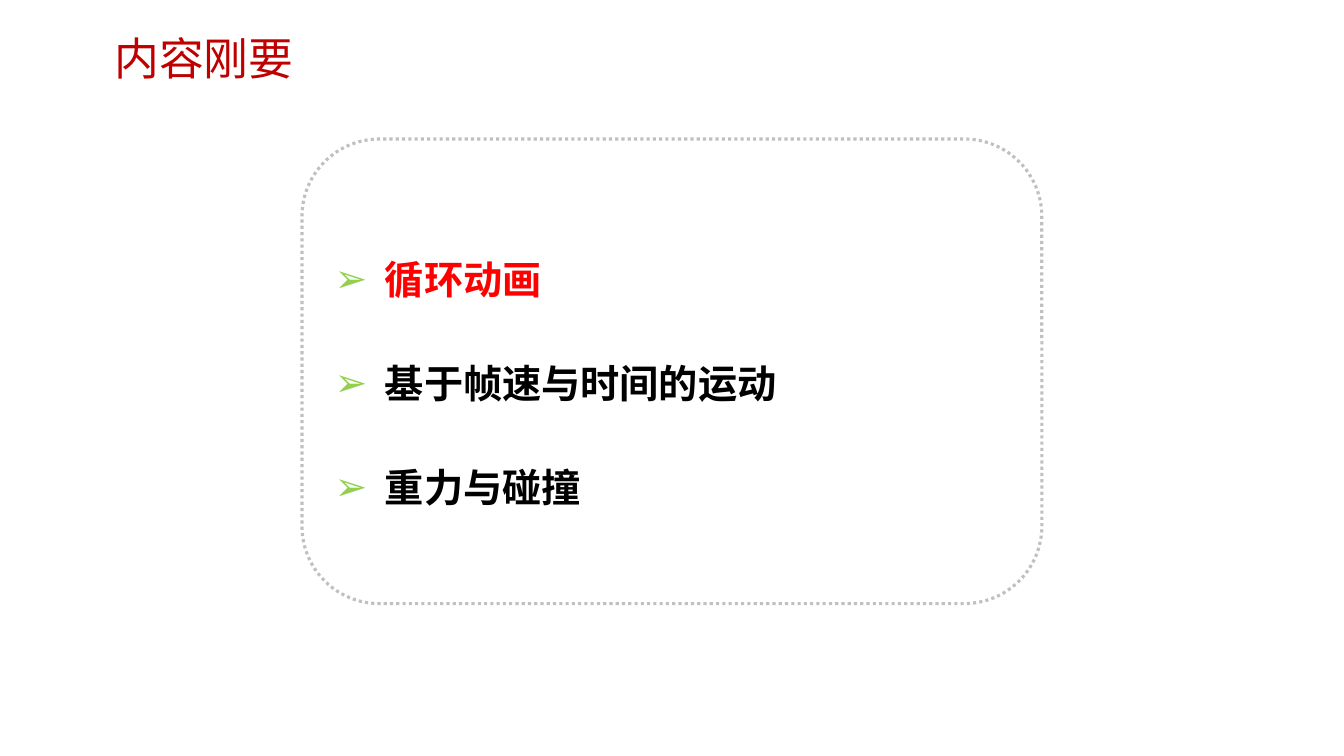
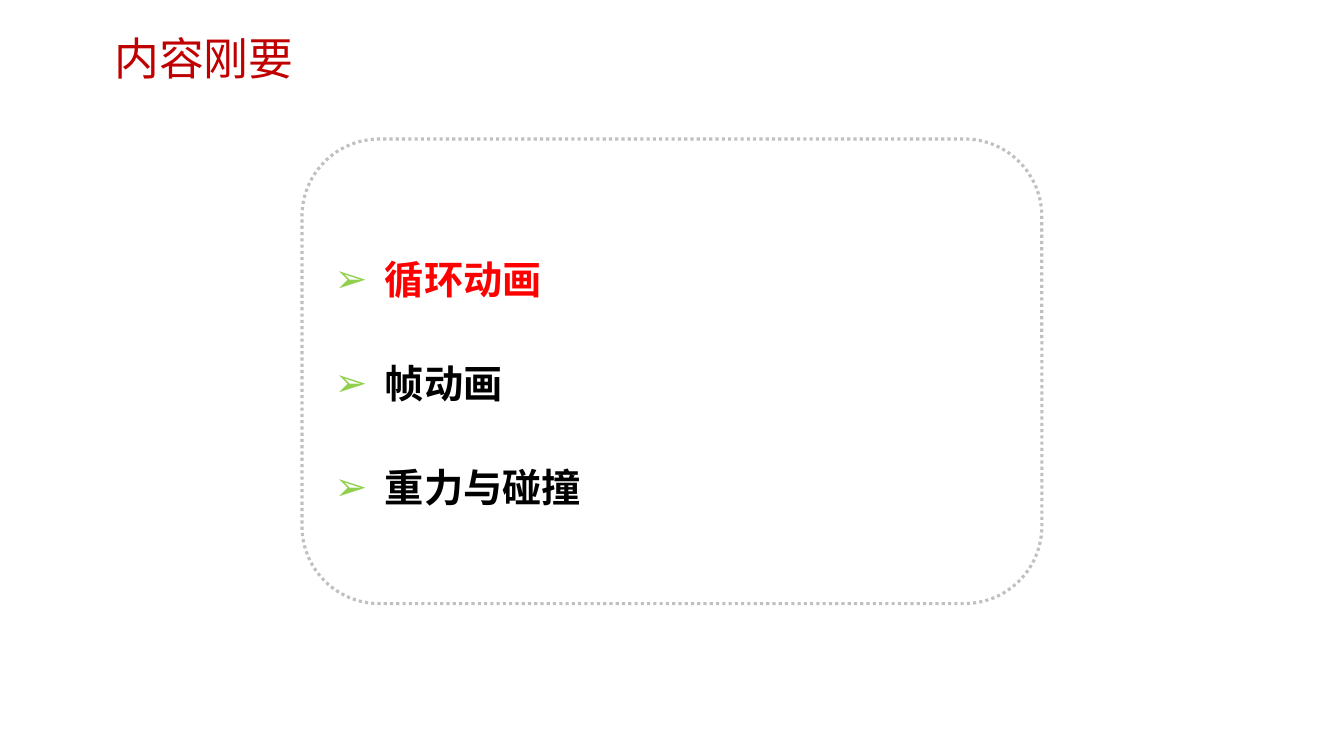
Before and after one commit to edu2act/course-H5-Animation-and-Game-Development, a slide deck: slide 2 of 课程PPT/（04）H5 Canvas动画.pptx. Drawn at 1344x756 pixels with LibreOffice and Linux fonts; fonts in the diff are those of the drawing; background and template pictures are left out. Boxes give left, top, right and bottom in pixels: in the first picture for what was removed or moved away, otherwise in the second. Text is boxed around its words. In the diff, an @@ line names an element or a change of style, - is before the commit and + after.

```diff
--- a/课程PPT/（04）H5 Canvas动画.pptx
+++ b/课程PPT/（04）H5 Canvas动画.pptx
@@ text in rounded rectangle at <box>385,364,502,402</box>: text changed @@
-➢ 基于帧速与时间的运动
+➢ 帧动画
```
Also in this commit, not shown: 3 other slides changed, 5 slides added, 18 other files.
